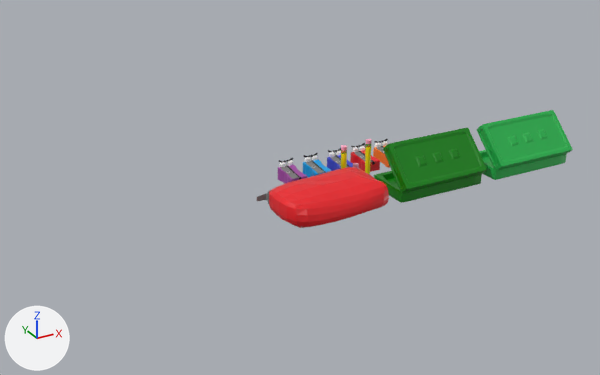
What one commit did to the Blender file ImportedModels/GameJam6.blend.
One viewpoint serves both versions: a 50 mm lens placed at (-30.3, -47.2, 22.2), pointed at (-6.1, -3.2, 0.2). Every picture has the same lights, and +X, +Y and +Z are marked at lower left.

Objects in the first picture: 'Bag', 'Pencil', 'Pencil Box', 'Pencil Box.001', 'Pencil Small', 'SharpPurple', 'SharpRed'.
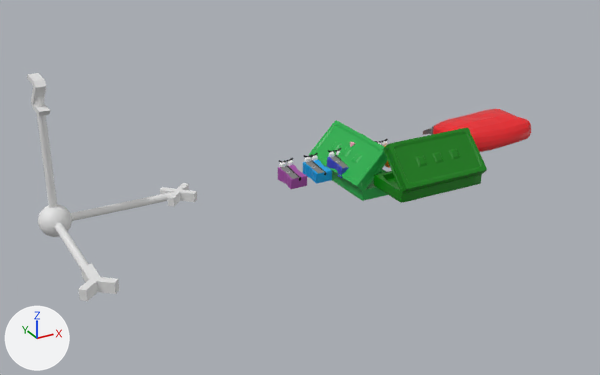
Where the newer file only moved an object's origin or applied its transform, the numbers keep the older frame.

Scene script edits in JSON lines:
```json
{"block": "me_pencil_001", "where": "me_pencil_001.from_pydata(...)  # 172 vertices, 180 faces; spans x -1.2..-0.8, y -1.49..1.97, z -0.2..0.2"}
{"block": "me_pencil_001", "where": "# used by ob_pencil_small; location = (-1.0, -2.0, 0.0); rotation_euler = (1.571, 0.0, 0.0), in degrees (90, 0, 0)"}
{"block": "me_pencil_001", "change": "me_pencil_001 part 1: the whole mesh is moved by (1.0, -0.76, 0.0)"}
{"block": "me_cube_007", "where": "me_cube_007.from_pydata(...)  # 590 vertices, 586 faces; spans x -2.0..2.0, y -1.29..1.0, z -0.48..1.63"}
{"block": "me_cube_007", "where": "# used by ob_pencil_box_001; location = (11.0, -5.0, 0.0); scale = (1.7, 1.7, 1.7)"}
{"block": "me_cube_007", "change": "me_cube_007 part 2: the whole mesh is turned -90 degrees about the z axis through its middle, then moved by (-6.37, 3.09, -0.57)"}
{"op": "add", "block": "me_sphere", "code": ["me_sphere = bpy.data.meshes.new('Sphere')", "me_sphere.from_pydata(...)  # 874 vertices, 792 faces; spans x -9.66..1.19, y -9.01..1.05, z -1.0..9.01"]}
{"op": "set", "path": "ob_pencil.location", "old": "(0.0, -2.0, 0.0)", "new": "(0.0, 0.0, 0.0)"}
{"op": "add", "block": "ob_pencil", "code": "ob_pencil.hide_set(True)"}
{"op": "set", "path": "ob_sharpred.location", "old": "(0.86, 0.0, 0.0)", "new": "(0.0, 0.0, 0.0)"}
{"op": "set", "path": "ob_sharpred.rotation_euler", "old": "(0.0, 0.0, 0.0)", "new": "(0.0, 0.0, -1.571)", "note": "degrees (0, 0, 0) -> degrees (0, 0, -90)"}
{"op": "add", "block": "ob_sharpred", "code": "ob_sharpred.hide_set(True)"}
{"op": "set", "path": "ob_pencil_small.location", "old": "(-1.0, -2.0, 0.0)", "new": "(0.0, 0.0, 0.0)"}
{"op": "set", "path": "ob_bag.location", "old": "(-5.0, -5.0, 0.0)", "new": "(11.91, 0.0, 0.0)"}
{"op": "add", "block": "ob_sphere", "code": ["ob_sphere = bpy.data.objects.new('Sphere', me_sphere)", "ob_sphere.location = (-21.37, 0.0, 0.0)", "ob_sphere.rotation_euler = (0.0, 0.0, 1.571)  # degrees (0, 0, 90)"]}
```

What differs and where, as boxes (x1, y1, x2, y2) in the pictures (600 x 375 px):
```json
{"object": "Pencil Box.001", "change": "mesh turned", "before": [477, 110, 573, 180], "after": [309, 120, 388, 201]}
{"object": "Bag", "change": "moved", "before": [257, 167, 389, 228], "after": [423, 109, 531, 152]}
{"object": "Sphere", "change": "added", "after": [27, 73, 197, 301]}
{"object": "SharpRed", "change": "hidden", "before": [350, 143, 380, 172], "on screen": "red"}
{"object": "Pencil", "change": "hidden", "before": [364, 139, 372, 175]}
{"object": "Pencil Small", "change": "moved", "before": [341, 145, 347, 169], "after": [350, 142, 355, 147]}
```
